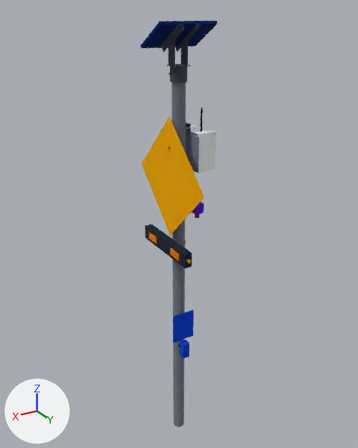
The glTF model media/model.glb, before and after one commit.
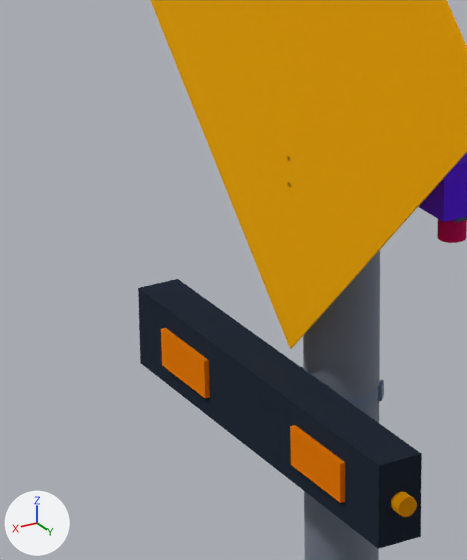
The first picture shows the older version from a camera (50 mm lens) standing at (4.01, -0.79, 4.1) and looking at (1.83, -4.4, 2.29). The close-ups show the older and then the newer version on the part from 34% to 56% of the width and 40% to 60% of the height of that picture. Only the edits that show in the close-ups are written down. Lighting does not change. The marker at lower left points along +X, +Y and +Z. Where no turn or scale is listed for an object, it has been applied to the vertices. Vertices at exactly the same position are counted once.

Names of what the first close-up shows: 'Crossing warning sign, 750 mm', 'Mesh_1', 'Mesh_4', 'Mesh_5', 'Mesh_7', 'PIR wake sensor', 'Post, 114.3 mm (or existing pole)', 'Presence radar on arm' and 5 more.
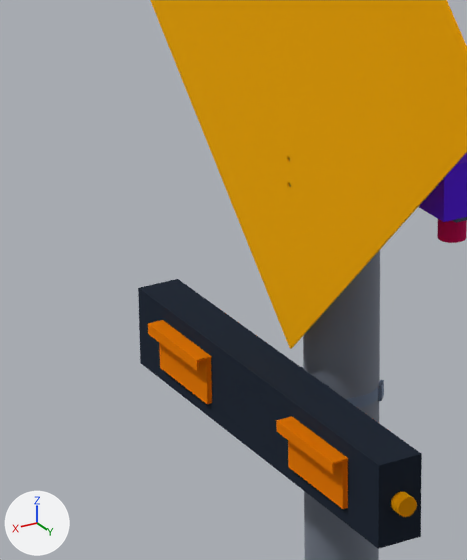
Diff of the bpy script that builds the scene:
```diff
--- a/media/model.glb.py
+++ b/media/model.glb.py
@@ me_mesh_9 @@
 # used by ob_mesh_9; location = (1.9, -4.184, 1.05)
-me_mesh_9.from_pydata(...)  # 8 vertices, 12 faces; spans x -0.035..0.035, y -0.03..0.03, z -0.08..0.08
-me_mesh_9.materials.append(mat_mat_3)  # blue #2563eb
+me_mesh_9.from_pydata(...)  # 16 vertices, 32 faces; spans x 0.156..0.164, y -0.277..-0.123, z 2.127..2.203
+# me_mesh_9 part 1: 16 vertices added at x 0.156..0.164, y -0.277..-0.123, z 2.127..2.203
+# other edits to the shape of me_mesh_9 do not show in these pictures
+me_mesh_9.materials.append(mat_mat_2)  # orange #f59e0b
@@ me_mesh_13 @@
 # used by ob_mesh_13; location = (1.9, -4.3, 0.0)
-me_mesh_13.from_pydata(...)  # 3006 vertices, 6036 faces; spans x -0.072..0.072, y -0.07..0.078, z 3.58..3.934
-me_mesh_13.materials.append(mat_mat_6)  # greyish blue #6b7280
+me_mesh_13.from_pydata(...)  # 12 vertices, 20 faces; spans x 0.156..0.182, y -0.279..-0.121, z 2.188..2.206
+# me_mesh_13 part 2: 12 vertices added at x 0.156..0.182, y -0.279..-0.121, z 2.188..2.206
+# other edits to the shape of me_mesh_13 do not show in these pictures
+me_mesh_13.materials.append(mat_mat_2)  # orange #f59e0b
@@ me_mesh_15 @@
 # used by ob_mesh_15; parent = ob_node_20; location = (0.0, -3.93, 0.0); rotation_euler = (0.524, 0.0, 0.0), in degrees (30, 0, 0)
-me_mesh_15.from_pydata(...)  # 1020 vertices, 2052 faces; spans x 0.061..0.101, y 0.013..0.052, z -0.18..0.18
-me_mesh_15.materials.append(mat_mat_6)  # greyish blue #6b7280
+me_mesh_15.from_pydata(...)  # 12 vertices, 20 faces; spans x 0.156..0.182, y -2.206..-2.188, z 0.121..0.279
+# me_mesh_15 part 3: 12 vertices added at x 0.156..0.182, y -2.206..-2.188, z 0.121..0.279
+# other edits to the shape of me_mesh_15 do not show in these pictures
+me_mesh_15.materials.append(mat_mat_2)  # orange #f59e0b
@@ me_mesh_11 @@
+me_mesh_11.from_pydata(...)  # 16 vertices, 32 faces; spans x 0.156..0.164, y 0.123..0.277, z 2.127..2.203
+me_mesh_11.materials.append(mat_mat_2)  # orange #f59e0b
@@ ob_mesh_9 @@
 ob_mesh_9 = bpy.data.objects.new('Mesh_9', me_mesh_9)
-ob_mesh_9.location = (1.9, -4.184, 1.05)
+ob_mesh_9.location = (1.9, -4.3, 0.0)
@@ ob_mesh_15 @@
 ob_mesh_15.parent = ob_node_20
-ob_mesh_15.location = (0.0, -3.93, 0.0)
-ob_mesh_15.rotation_euler = (0.524, 0.0, 0.0)  # degrees (30, 0, 0)
+ob_mesh_15.location = (0.0, 0.0, 0.0)
@@ ob_mesh_11 @@
+ob_mesh_11 = bpy.data.objects.new('Mesh_11', me_mesh_11)
+ob_mesh_11.location = (1.9, -4.3, 0.0)
```

What differs and where, as boxes (x1, y1, x2, y2) in the close-ups (467 x 560 px):
'Mesh_15', reshaped, moved, turned (not visible before): after (276, 417, 348, 474)
'Mesh_13', reshaped (not visible before): after (148, 320, 212, 371)
'Mesh_11', added (orange): after (288, 441, 348, 509)
'Mesh_9', reshaped, moved (not visible before): after (159, 343, 212, 404)
